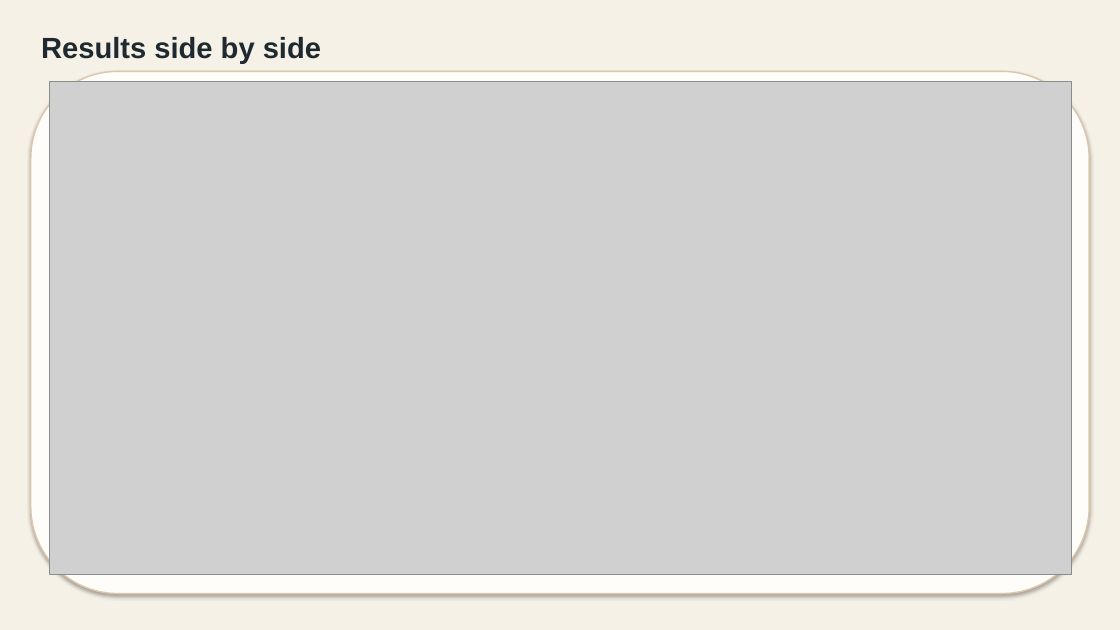
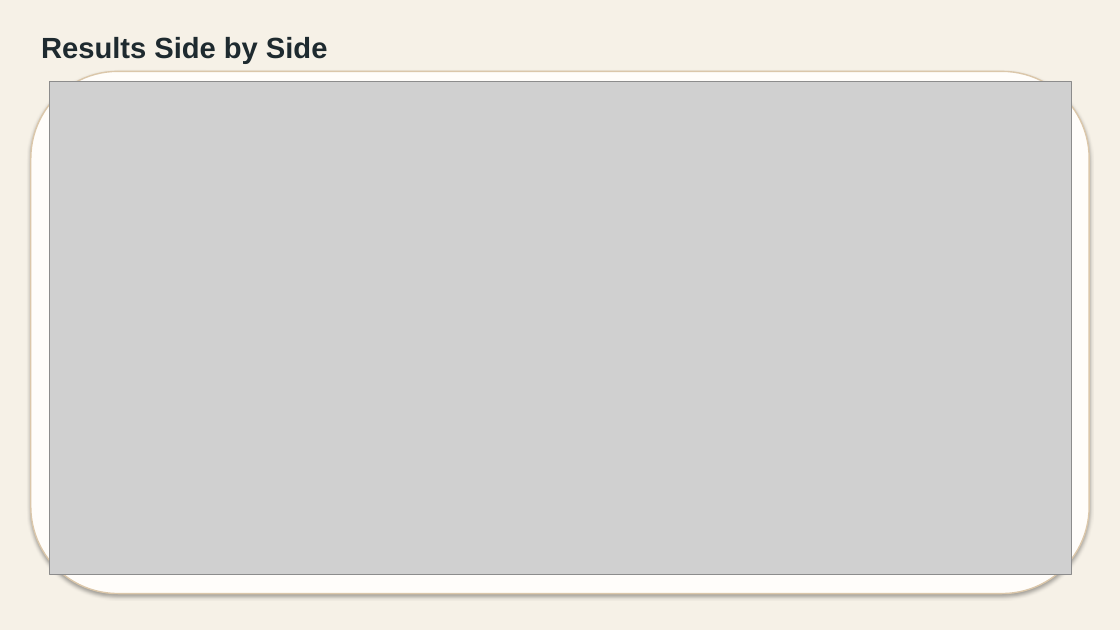
Before and after one commit to goldember12-alt/urban-heat-mapping-dataset, a slide deck: slide 4 of docs/presentation_2026/urban_heat_transfer_presentation_content_revision.pptx. Drawn at 1120x630 pixels with LibreOffice and Linux fonts; fonts in the diff are those of the drawing; grey boxes stand for pictures. Boxes give left, top, right and bottom in pixels: in the first picture for what was removed or moved away, otherwise in the second. Text is boxed around its words. In the diff, an @@ line names an element or a change of style, - is before the commit and + after.

```diff
--- a/docs/presentation_2026/urban_heat_transfer_presentation_content_revision.pptx
+++ b/docs/presentation_2026/urban_heat_transfer_presentation_content_revision.pptx
@@ text at <box>41,37,328,64</box>: text changed @@
-Results side by side
+Results Side by Side
```
Also in this commit, not shown: 4 other slides changed, 12 other files.
